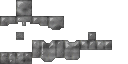
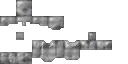
Comparing the layer stacks of the two 128 × 64 images. Changes:
added group "Steel" with 9 layers above "Iron" over [0, 0, 112, 64]
added layer "Iron" (1st of 3, in "Steel") (linear burn) in group "Steel" over [0, 0, 112, 64]
added group "Overlays" (1st of 3, in "Steel") with 4 layers in group "Steel" over [0, 0, 112, 64]
added layer "Layer 6" (1st of 3, in "Steel" › "Overlays") in group "Overlays" over [0, 0, 112, 64]
hid group "Iron" (2nd of 3) (9 layers) over [0, 0, 112, 64]
